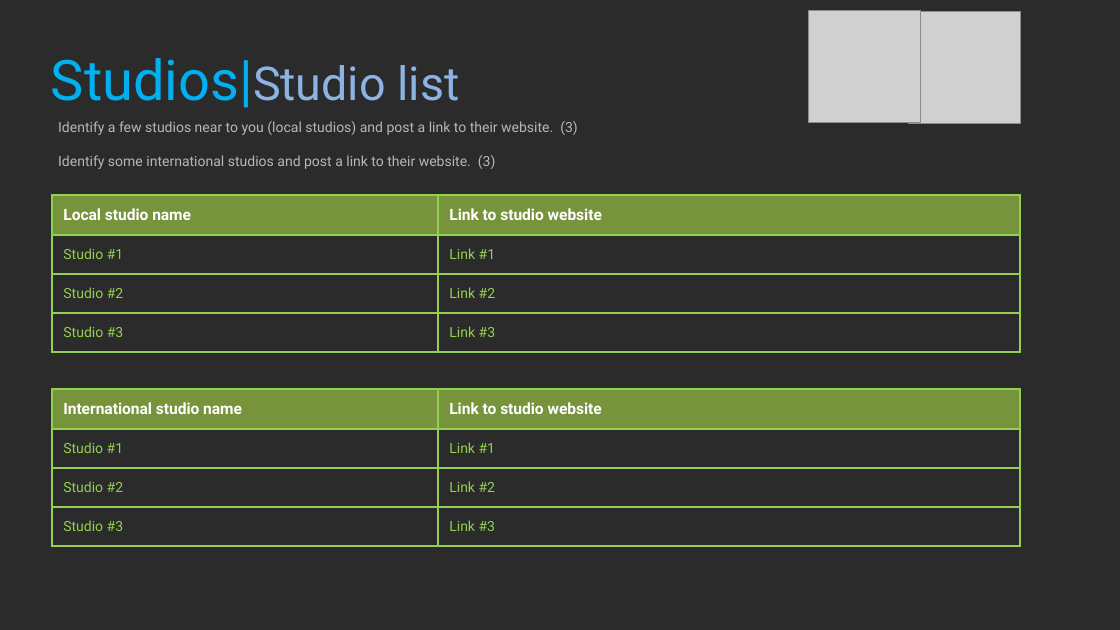
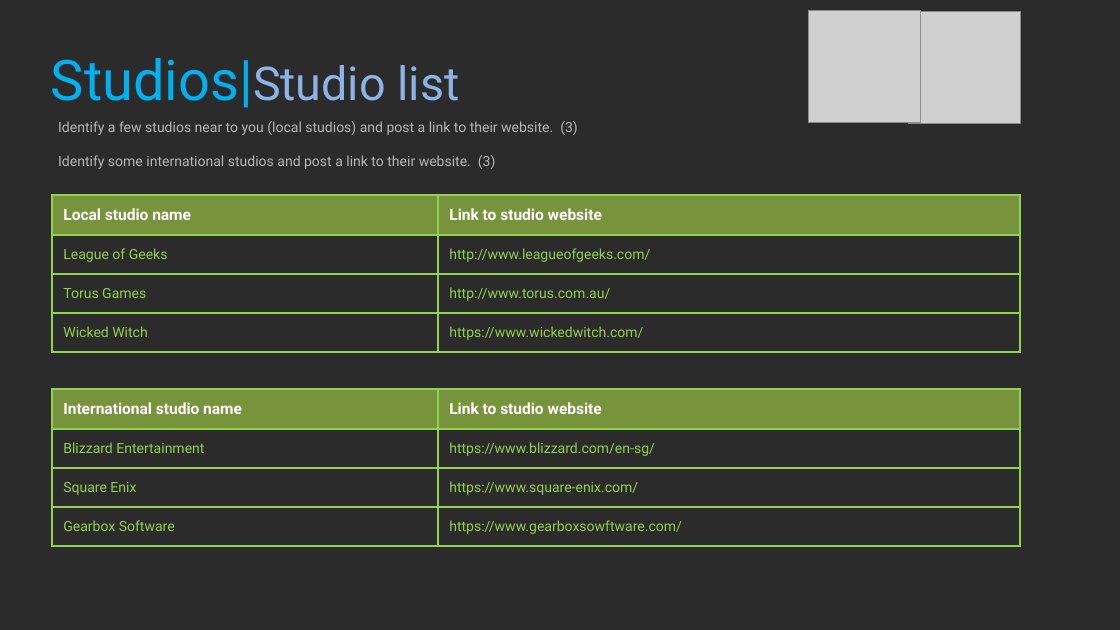
Before and after one commit to Ryszarder/ProfessionalStudies, a slide deck: slide 20 of 2021_Professional_Studies_1_BlakePeck.pptx. Drawn at 1120x630 pixels with LibreOffice and Linux fonts; fonts in the diff are those of the drawing; grey boxes stand for pictures; background and template pictures are left out; a plain dark background stands for a picture behind light text. Boxes give left, top, right and bottom in pixels: in the first picture for what was removed or moved away, otherwise in the second. Text is boxed around its words. In the diff, an @@ line names an element or a change of style, - is before the commit and + after.

```diff
--- a/2021_Professional_Studies_1_BlakePeck.pptx
+++ b/2021_Professional_Studies_1_BlakePeck.pptx
@@ table at <box>53,195,1021,354</box> @@
-row 2, column 1: Studio #1
+row 2, column 1: League of Geeks
-row 2, column 2: Link #1
+row 2, column 2: http://www.leagueofgeeks.com/
-row 3, column 1: Studio #2
+row 3, column 1: Torus Games
-row 3, column 2: Link #2
+row 3, column 2: http://www.torus.com.au/
-row 4, column 1: Studio #3
+row 4, column 1: Wicked Witch
-row 4, column 2: Link #3
+row 4, column 2: https://www.wickedwitch.com/
@@ table at <box>53,389,1021,548</box> @@
-row 2, column 1: Studio #1
+row 2, column 1: Blizzard Entertainment
-row 2, column 2: Link #1
+row 2, column 2: https://www.blizzard.com/en-sg/
-row 3, column 1: Studio #2
+row 3, column 1: Square Enix
-row 3, column 2: Link #2
+row 3, column 2: https://www.square-enix.com/
-row 4, column 1: Studio #3
+row 4, column 1: Gearbox Software
-row 4, column 2: Link #3
+row 4, column 2: https://www.gearboxsowftware.com/
```
Also in this commit, not shown: 11 other slides changed.
